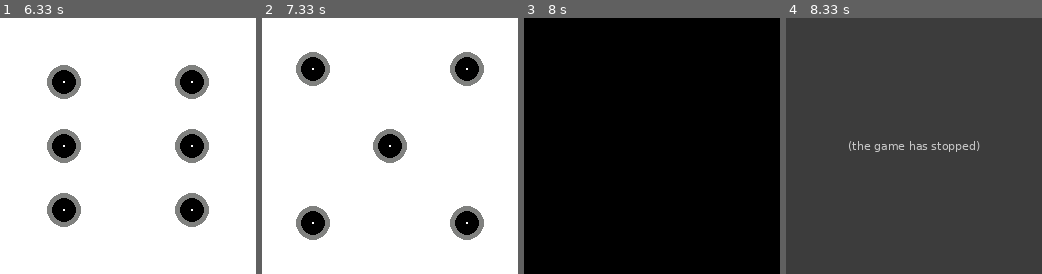
Above: before the commit, frames 1-4 (left to right).
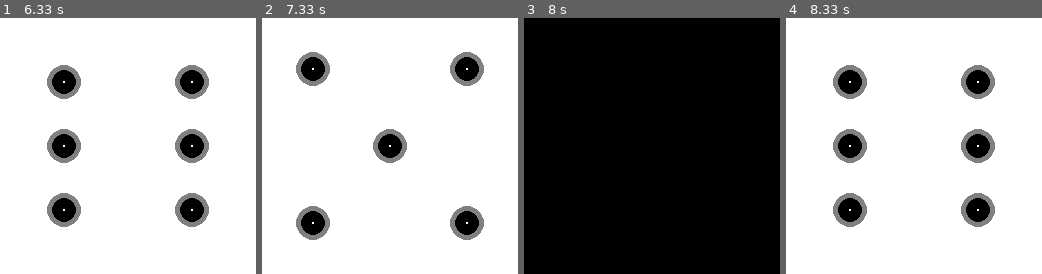
Above: after the commit, the same moments.

Repository: rebelclause/python_legs
Game: pygame game, started from pygame/roll_the_dice.py
Same seed, same stepped clock (60 frames per second), same inputs: the game is played once before the commit and once after it.
Inputs:
- Up to frame 1 (6.33 s): tap Enter at 0.33 s; tap Space at 0.67, 1.13, 1.63, 2.23, 3.8, 4.65, 5.48 s
- Up to frame 2 (7.33 s): tap Space at 6.47 s
- Up to frame 3 (8 s): tap Space at 7.55 s
- Up to frame 4 (8.33 s): no input

Frames 1-3 are identical in both runs. In frame 4, 100% of the frame differs, in the area x 0-100%, y 0-100%.
Before the commit the program exited at 8.07 s; later frames show no game.

Commit message:
Player rolls: add sequential interleave.

Diff:
--- a/pygame/roll_the_dice.py
+++ b/pygame/roll_the_dice.py
@@ -81,7 +81,7 @@
     print('dice released')
     print(f"{player} rolltotal: {players[player]['rolltotal']}")
 
-def cleanup(count):
+def cleanup(count, inter=None):
     if count < len(players):
         print('Exiting early.')
     DISPLAYSURF.fill(black)
@@ -92,6 +92,11 @@
     finally:
         pygame.quit()
         sys.exit()
+
+def inter():
+        pygame.time.wait(1200)
+        DISPLAYSURF.fill(white)
+        pygame.display.flip()
 
 def surfask():
     count = len(players) - len(players)
@@ -112,6 +117,7 @@
                     rolls = rolls + 1
 
         count = count + 1
+        inter()
 
     print('\n## Review ##')
     print(reviewvals())
